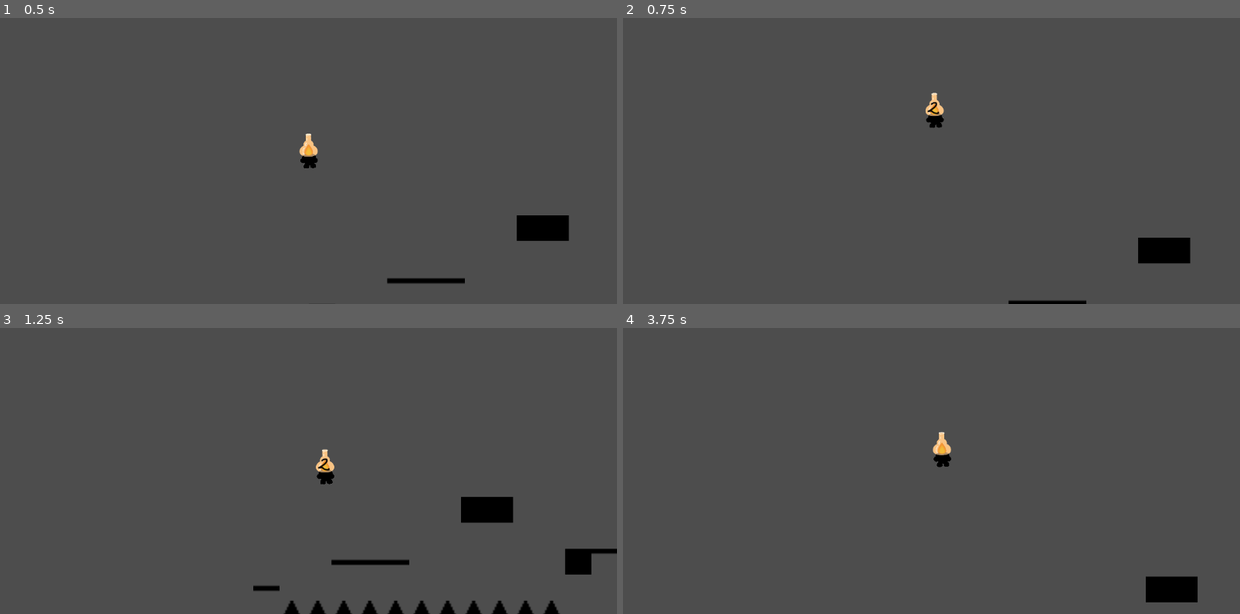
Above: before the commit, frames 1-4 (two rows, left to right).
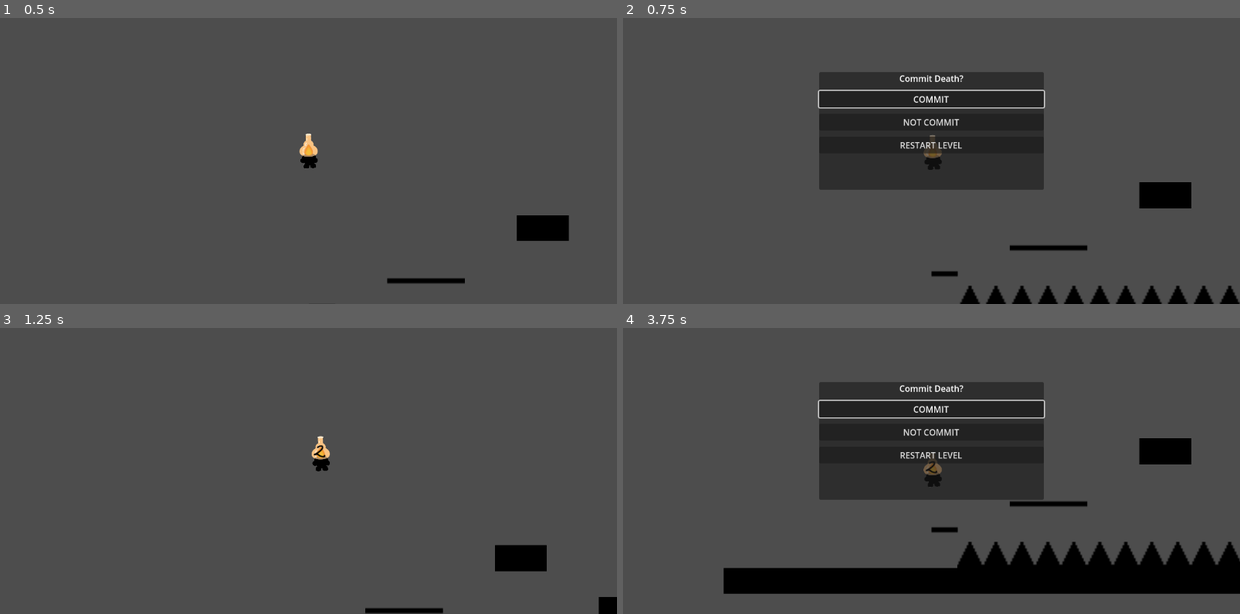
Above: after the commit, the same moments.

Repository: StarikTenger/PlatformerGame2025
Game: Godot game, scene res://levels/level_template.tscn
The game is run twice, just before and just after one commit, with the same random seed, the same clock (stepped at 60 frames per second) and the same inputs. The engine's default icon, where the game draws it, is replaced by a stand-in: a white triangle on a blue panel in a dark square.
Inputs (mouse positions are in pixels of both pictures, inside the frame that each line leads up to):
- Up to frame 1 (0.5 s): no input
- Up to frame 2 (0.75 s): tap Enter at 0.5 s; hold D (move_right) from 0.53 s (still down); tap Ctrl (ctrl) at 0.6 s
- Up to frame 3 (1.25 s): keep holding D (move_right); tap Space (jump) at 0.77 s
- Up to frame 4 (3.75 s): tap Ctrl (ctrl) at 1.35, 2.3, 3.6 s; tap Space (jump) at 1.52 s; release D (move_right) at 2.03 s; hold A (move_left) 2.03-2.75 s; tap Shift at 2.1 s; click (931, 408) at 2.75 s, where only the run after the commit has a clickable "COMMIT"; hold D (move_right) from 3.53 s (still down)

Frame 1 is identical in both runs. In frame 2, 18% of the frame differs, in the area x 31-100%, y 18-100%; in frame 3, 3.7%; in frame 4, 26%, in the area x 16-100%, y 18-96%.

Commit message:
death menu with choice

Diff:
--- /dev/null
+++ b/scenes/DeathMenu.tscn
@@ -0,0 +1,52 @@
+[gd_scene load_steps=2 format=3 uid="uid://dyw2pq031hv4g"]
+
+[ext_resource type="Script" uid="uid://danhiwm7tst86" path="res://scripts/death_menu.gd" id="1_okyhj"]
+
+[node name="DeathMenu" type="Control"]
+process_mode = 2
+z_index = 1000
+layout_mode = 3
+anchors_preset = 15
+anchor_right = 1.0
+anchor_bottom = 1.0
+script = ExtResource("1_okyhj")
+
+[node name="Center" type="CenterContainer" parent="."]
+layout_mode = 1
+anchors_preset = 15
+anchor_right = 1.0
+anchor_bottom = 1.0
+grow_horizontal = 2
+grow_vertical = 2
+
+[node name="Panel" type="Panel" parent="Center"]
+custom_minimum_size = Vector2(420, 220)
+layout_mode = 2
+
+[node name="Margin" type="MarginContainer" parent="Center/Panel"]
+layout_mode = 0
+offset_right = 40.0
+offset_bottom = 40.0
+
+[node name="VBox" type="VBoxContainer" parent="Center/Panel/Margin"]
+layout_mode = 2
+size_flags_vertical = 4
+theme_override_constants/separation = 12
+
+[node name="Title" type="Label" parent="Center/Panel/Margin/VBox"]
+layout_mode = 2
+text = "Commit Death?"
+horizontal_alignment = 1
+
+[node name="BtnApply" type="Button" parent="Center/Panel/Margin/VBox"]
+custom_minimum_size = Vector2(420, 0)
+layout_mode = 2
+text = "COMMIT"
+
+[node name="BtnSkip" type="Button" parent="Center/Panel/Margin/VBox"]
+layout_mode = 2
+text = "NOT COMMIT"
+
+[node name="BtnRestart" type="Button" parent="Center/Panel/Margin/VBox"]
+layout_mode = 2
+text = "RESTART LEVEL"
--- a/scenes/fire_player.tscn
+++ b/scenes/fire_player.tscn
@@ -1,7 +1,7 @@
 [gd_scene load_steps=4 format=3 uid="uid://b1ta8pm48dpuq"]
 
 [ext_resource type="PackedScene" uid="uid://dtcv1pbau0idl" path="res://scenes/Player.tscn" id="1_exnhs"]
-[ext_resource type="Script" uid="uid://oykdnlvhcmkk" path="res://scenes/fire_player.gd" id="2_lc57u"]
+[ext_resource type="Script" uid="uid://oykdnlvhcmkk" path="res://scripts/fire_player.gd" id="2_lc57u"]
 [ext_resource type="Texture2D" uid="uid://b6lytvyqlupqb" path="res://resources/fire_player.png" id="2_lnaqo"]
 
 [node name="FirePlayer" instance=ExtResource("1_exnhs")]
--- a/scenes/wind_player.tscn
+++ b/scenes/wind_player.tscn
@@ -1,7 +1,7 @@
 [gd_scene load_steps=4 format=3 uid="uid://haw3bsq76jej"]
 
 [ext_resource type="PackedScene" uid="uid://dtcv1pbau0idl" path="res://scenes/Player.tscn" id="1_effgb"]
-[ext_resource type="Script" uid="uid://cp32gwnnv0olc" path="res://scenes/wind_player.gd" id="2_6uy08"]
+[ext_resource type="Script" uid="uid://cp32gwnnv0olc" path="res://scripts/wind_player.gd" id="2_6uy08"]
 [ext_resource type="Texture2D" uid="uid://c3dcphbn1wuo" path="res://resources/wind_player.png" id="2_77jin"]
 
 [node name="WindPlayer" instance=ExtResource("1_effgb")]
--- /dev/null
+++ b/scripts/death_menu.gd
@@ -0,0 +1,43 @@
+extends Control
+signal apply_pressed
+signal skip_pressed
+signal restart_pressed
+
+func _ready() -> void:
+	process_mode = Node.PROCESS_MODE_WHEN_PAUSED
+	# растянуть рут на весь экран
+	set_anchors_preset(Control.PRESET_FULL_RECT)
+	offset_left = 0
+	offset_top = 0
+	offset_right = 0
+	offset_bottom = 0
+
+	mouse_filter = Control.MOUSE_FILTER_STOP
+
+	# подключение кнопок
+	$Center/Panel/Margin/VBox/BtnApply.pressed.connect(func(): emit_signal("apply_pressed"))
+	$Center/Panel/Margin/VBox/BtnSkip.pressed.connect(func(): emit_signal("skip_pressed"))
+	$Center/Panel/Margin/VBox/BtnRestart.pressed.connect(func(): emit_signal("restart_pressed"))
+
+	get_viewport().size_changed.connect(_center_panel)
+	visible = false
+	_center_panel()
+
+func open() -> void:
+	visible = true
+	await get_tree().process_frame
+	_center_panel()
+	$Center/Panel/Margin/VBox/BtnApply.grab_focus()
+
+func close() -> void:
+	visible = false
+
+func _center_panel() -> void:
+	var panel := $Center/Panel as Control
+	# задать адекватный размер (если нулевой)
+	if panel.custom_minimum_size == Vector2.ZERO:
+		panel.custom_minimum_size = Vector2(420,220)
+	# поставить по центру экрана
+	var vp := get_viewport_rect().size
+	panel.set_anchors_preset(Control.PRESET_TOP_LEFT)  # используем position/size
+	panel.position = (vp - panel.size) * 0.5
--- a/scripts/level_template.gd
+++ b/scripts/level_template.gd
@@ -7,6 +7,7 @@
 
 const SPAWN_NAME := "Spawn"               # Marker2D
 const CAMERA_SCENE := preload("res://scenes/Camera.tscn")
+const DEATH_MENU_SCENE := preload("res://scenes/DeathMenu.tscn")
 
 var roster : Array = []
 var current_idx : int = 0
@@ -17,6 +18,13 @@
 var spawn_pos : Vector2
 
 var camera_node : Node = null   # камера сцены, чтобы переназначать target
+var death_menu : Control = null
+var death_layer: CanvasLayer = null
+
+var _pending_player : Node = null
+var _pending_scene_idx : int = -1
+
+var _prev_mouse_mode: int = Input.get_mouse_mode()
 
 func _ready():
 	# Инициализация Spawn
@@ -35,6 +43,21 @@
 		camera_node = CAMERA_SCENE.instantiate()
 		add_child(camera_node)
 
+	# инстансим меню один раз
+	death_layer = CanvasLayer.new()
+	death_layer.layer = 100
+	death_layer.process_mode = Node.PROCESS_MODE_WHEN_PAUSED
+	add_child(death_layer)
+
+	death_menu = DEATH_MENU_SCENE.instantiate()
+	death_menu.process_mode = Node.PROCESS_MODE_WHEN_PAUSED
+	death_menu.visible = false
+	death_layer.add_child(death_menu)
+	# сигналы меню
+	death_menu.apply_pressed.connect(_death_apply_pressed)
+	death_menu.skip_pressed.connect(_death_skip_pressed)
+	death_menu.restart_pressed.connect(_death_restart_pressed)
+
 	# Стартовый пул и первый спавн
 	roster = CHAR_SCENES.duplicate() as Array[PackedScene]
 	current_idx = 0
@@ -49,6 +72,8 @@
 		if event.keycode == KEY_SHIFT:
 			print("test11")
 			_switch_next()
+		if event.keycode == KEY_F1:
+			_show_death_menu(true)
 
 func _switch_next():
 	if roster.is_empty():
@@ -73,6 +98,8 @@
 	# подписка на сигналы игрока
 	if p.has_signal("moved_once"):
 		p.connect("moved_once", Callable(self, "_on_player_moved_once"))
+	if p.has_signal("death_request"):
+		p.connect("death_request", Callable(self, "_on_player_death_request"), CONNECT_ONE_SHOT)
 	if p.has_signal("died"):
 		p.connect("died", Callable(self, "_on_player_died"))
 
@@ -89,24 +116,63 @@
 	moved_once = true
 	can_switch = false  # фиксируем выбор до смерти
 
-func _on_player_died():
-	print(roster)
-	# потратить текущего
-	if roster.size() > 0:
-		roster.remove_at(current_idx)
+func _on_player_death_request(player: Node):
+	print("[death_request] from: ", player.name)
+	_pending_player = player
+	_pending_scene_idx = current_idx
+	_show_death_menu(true)
 
-	if current_player:
-		current_player.queue_free()
-		current_player = null
+func _death_apply_pressed():
+	# применить эффект → убрать перса из ростера → финализировать смерть → респавн следующего
+	_show_death_menu(false)
+	if _pending_player:
+		await _pending_player.apply_death_effect()
+		_pending_player.finalize_death()
+		if roster.size() > 0:
+			roster.remove_at(_pending_scene_idx)
+		_pending_player = null
+		_pending_scene_idx = -1
 
 	if roster.is_empty():
-		print("lost")
-		# все умерли — полный рестарт уровня
-		var ml := Engine.get_main_loop()
-		if ml is SceneTree:
-			(ml as SceneTree).reload_current_scene()
+		_restart_level()
 		return
 
-	# остались живые — респавн на старте и снова можно выбирать
-	current_idx = (current_idx + 1) % roster.size()
+	current_idx = min(current_idx, roster.size()-1)
 	_spawn_and_bind(roster[current_idx])
+
+func _death_skip_pressed():
+	# НЕ применять эффект и НЕ вычеркивать из ростера — респавним того же персонажа
+	_show_death_menu(false)
+	if _pending_player:
+		# «отменим смерть» у инстанса на всякий случай (снимает freeze, если ты захочешь его вернуть)
+		if "cancel_death" in _pending_player:
+			_pending_player.cancel_death()
+		_pending_player.queue_free()
+		_pending_player = null
+		_pending_scene_idx = -1
+
+	# респавним того же типа (индекс не меняем)
+	_spawn_and_bind(roster[current_idx])
+
+func _death_restart_pressed():
+	_show_death_menu(false)
+	_restart_level()
+
+func _show_death_menu(show: bool):
+	get_tree().paused = show
+	death_menu.visible = show
+	if show:
+		_prev_mouse_mode = Input.get_mouse_mode()
+		Input.set_mouse_mode(Input.MOUSE_MODE_VISIBLE)
+		(death_menu as Node).call_deferred("open")
+	else:
+		Input.set_mouse_mode(_prev_mouse_mode)
+		(death_menu as Node).call_deferred("close")
+
+func _restart_level():
+	var ml := Engine.get_main_loop()
+	if ml is SceneTree:
+		(ml as SceneTree).reload_current_scene()
+
+func _on_player_died():
+	pass
--- a/scripts/player.gd
+++ b/scripts/player.gd
@@ -4,6 +4,7 @@
 
 signal moved_once
 signal died
+signal death_request(player: Node)
 
 @export var hazards_map: TileMapLayer
 
@@ -19,21 +20,41 @@
 
 var _emitted_move := false
 var _dead: bool = false
+var _frozen_on_death := false
 
 func die() -> void:
 	if _dead:
 		return
 	_dead = true
-	await _death_effect()
-	if not _can_die():
-		return
+	_freeze_on_death(true)
+	emit_signal("death_request", self)
+	return
+
+# Уровень вызовет это, если в меню нажали «Применить смерть»
+func apply_death_effect() -> void:
+	await _death_effect()                   # у наследников (огненный) тут ломаются тайлы
+
+# Уровень вызовет это, когда надо реально умереть (после эффекта)
+func finalize_death() -> void:
 	emit_signal("died")
 	queue_free()
+
+# Уровень вызовет это, если в меню нажали «Не применять смерть»
+func cancel_death() -> void:
+	_dead = false
+	_freeze_on_death(false)
+
+func _freeze_on_death(f: bool) -> void:
+	_frozen_on_death = f
+	set_physics_process(not f)
+	set_process(not f)
 
 func _death_effect() -> void:
 	await get_tree().process_frame
 
 func _physics_process(delta):
+	if _frozen_on_death:
+		return
 	var input_direction = 0
 	if Input.is_action_pressed("move_right"):
 		input_direction += 1
Not shown, added: scripts/death_menu.gd.uid
Renamed: scenes/fire_player.gd -> scripts/fire_player.gd
Renamed: scenes/fire_player.gd.uid -> scripts/fire_player.gd.uid
Renamed: scenes/wind_player.gd -> scripts/wind_player.gd
Renamed: scenes/wind_player.gd.uid -> scripts/wind_player.gd.uid
